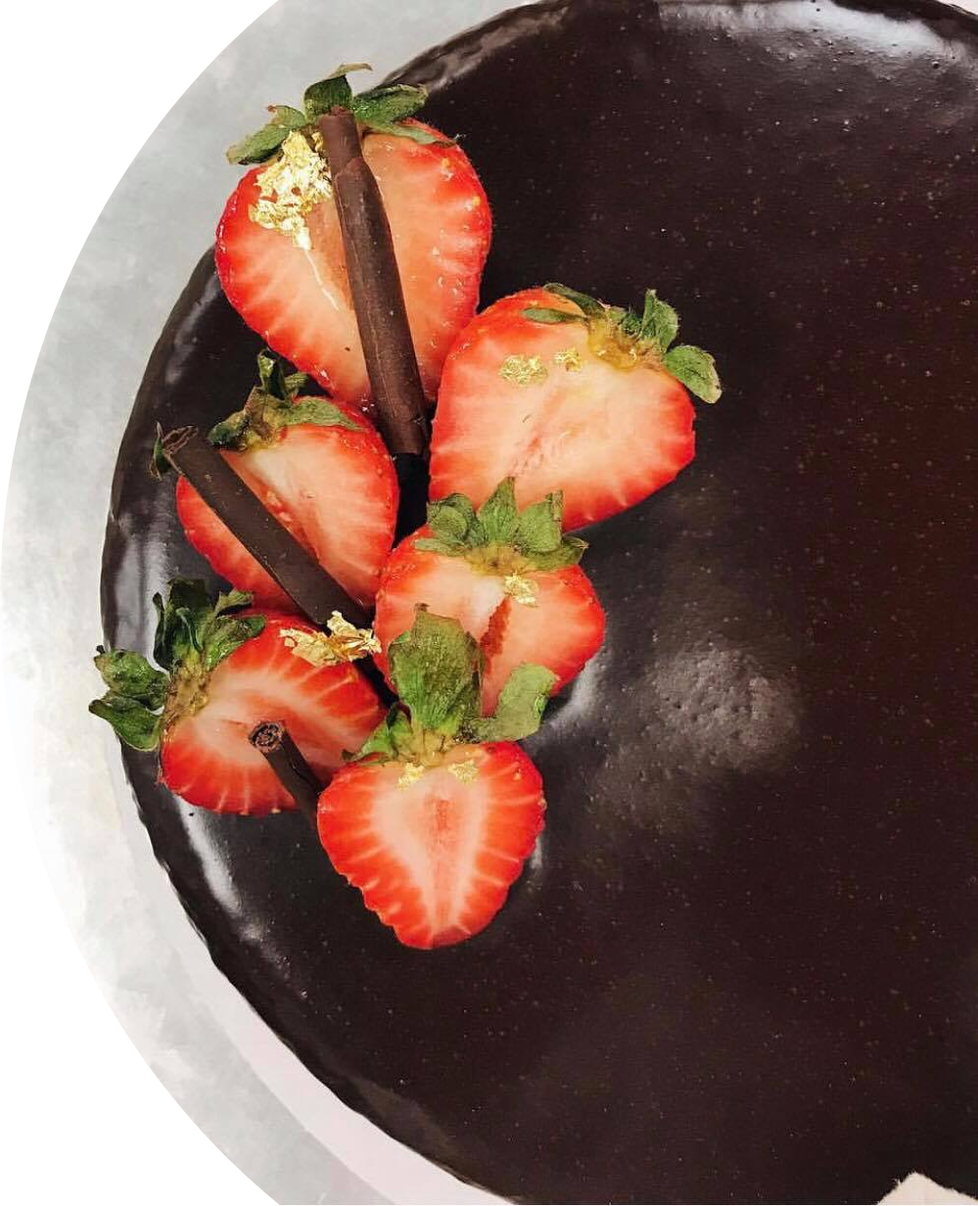
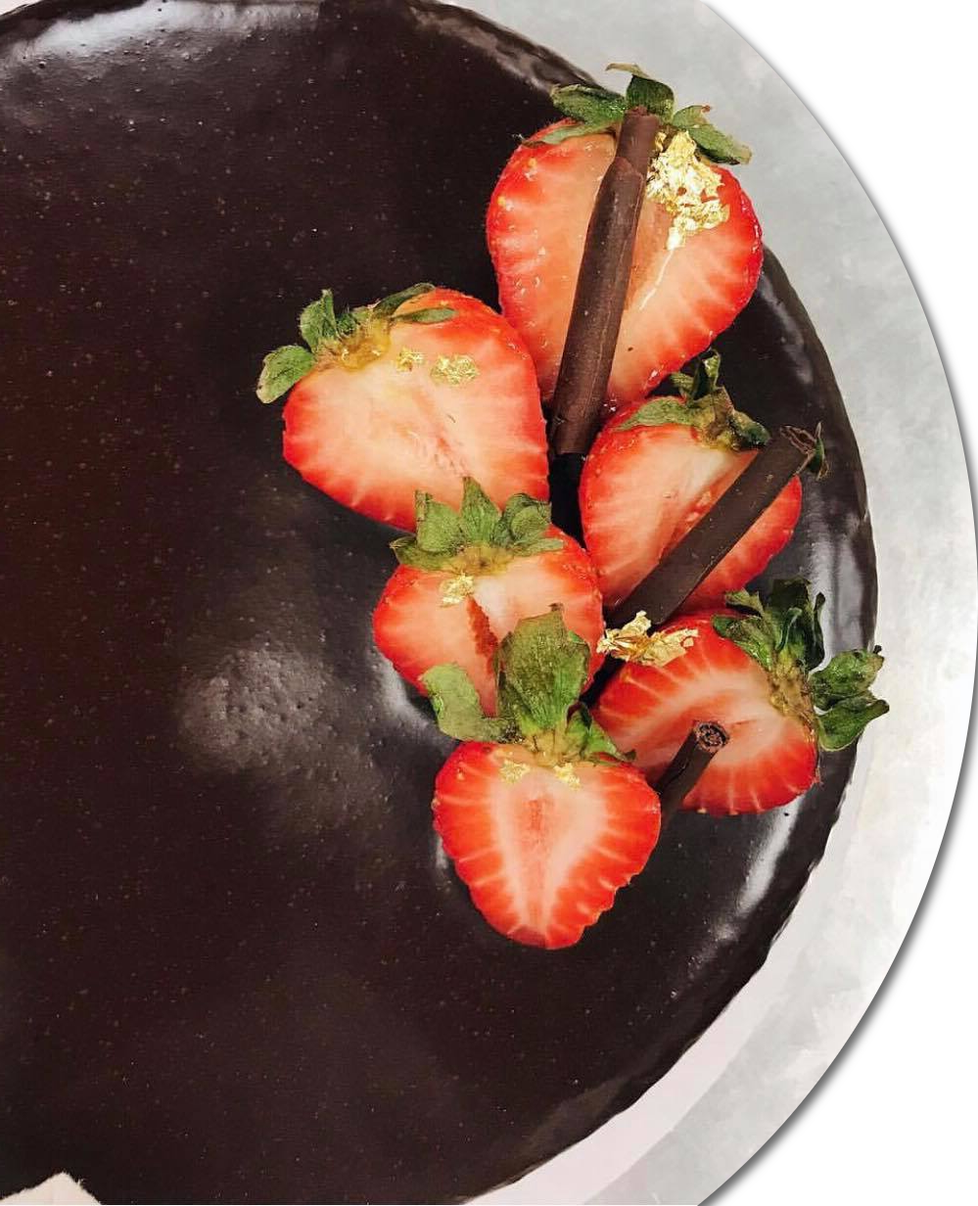
Layers edited between the first and the second 978 x 1206 image:
painted on "Pasted Layer" over [0, 0, 978, 1206]
added layer "Drop Shadow" (60%) over [0, 0, 978, 1206]
